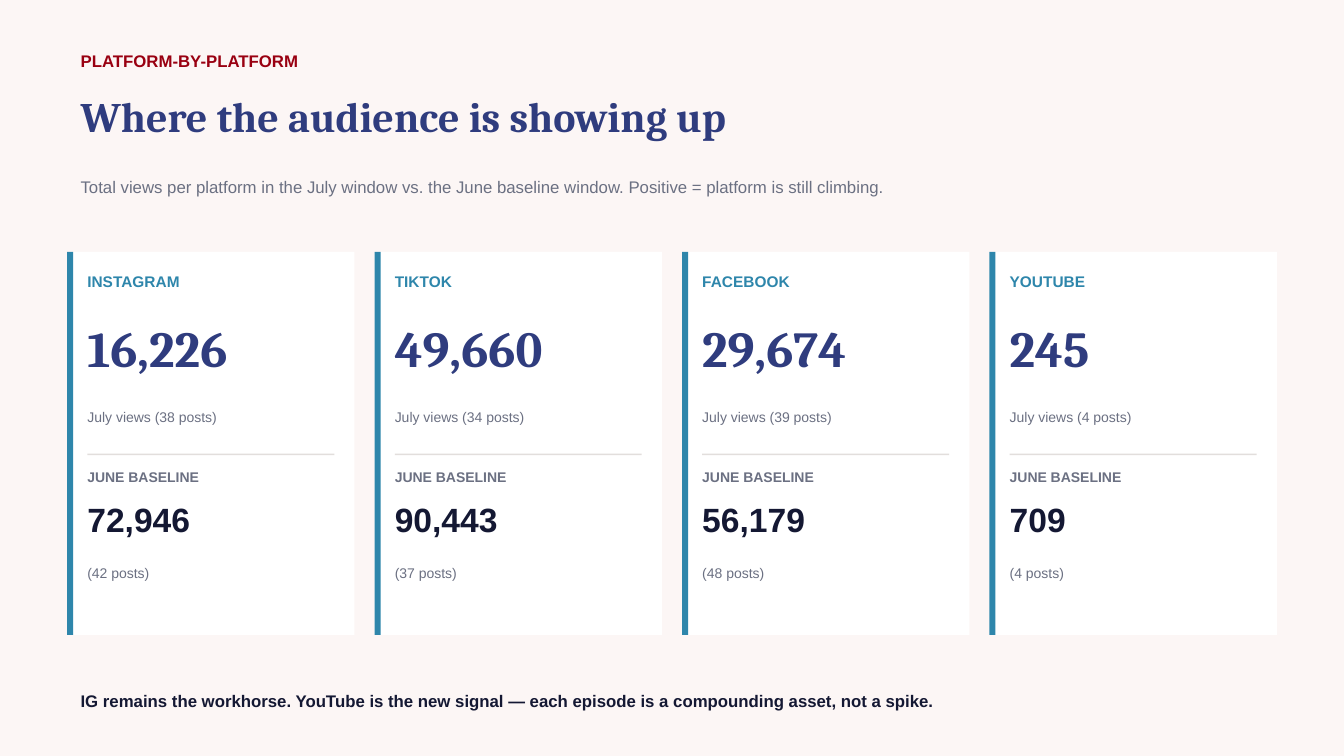
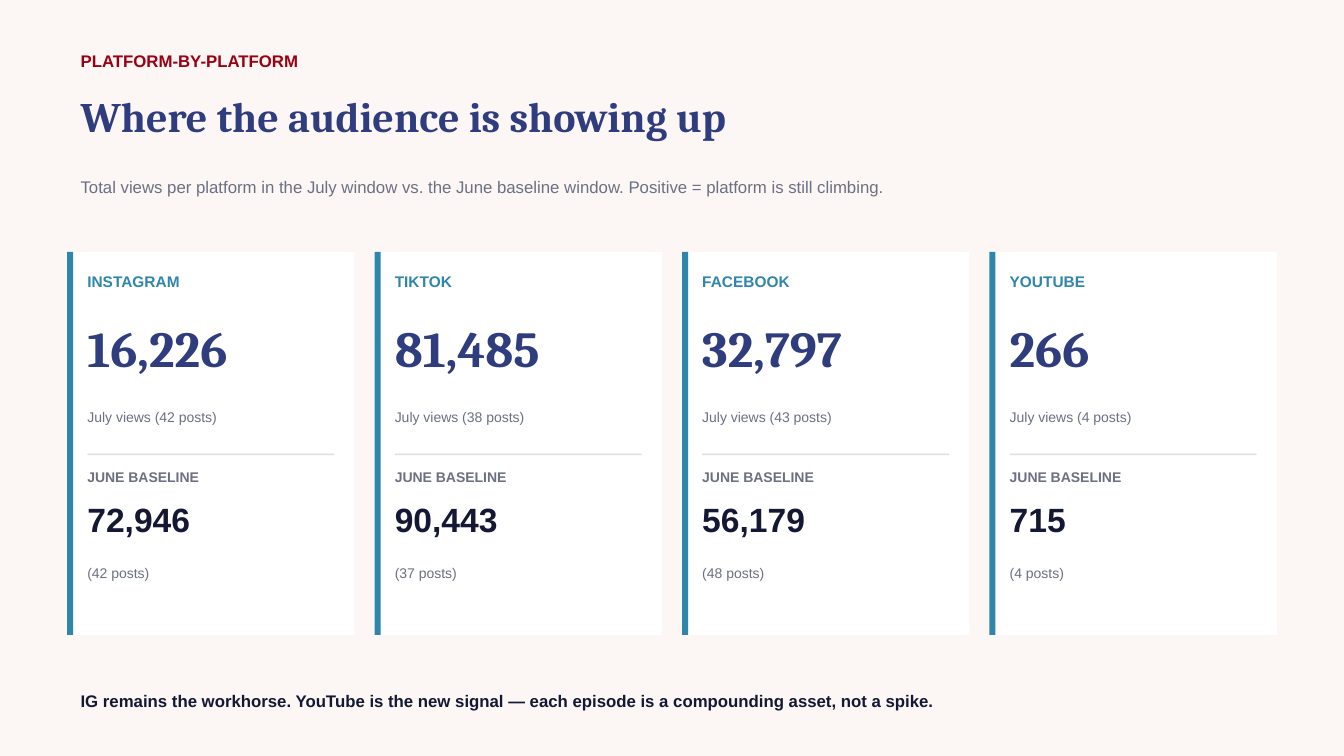
Before and after one commit to zvmmer/talking-downey-kpis, a slide deck: slide 3 of MONTHLY_REPORT_2026-07.pptx. Drawn at 1344x756 pixels with LibreOffice and Linux fonts; fonts in the diff are those of the drawing. Boxes give left, top, right and bottom in pixels: in the first picture for what was removed or moved away, otherwise in the second. Text is boxed around its words. In the diff, an @@ line names an element or a change of style, - is before the commit and + after.

```diff
--- a/MONTHLY_REPORT_2026-07.pptx
+++ b/MONTHLY_REPORT_2026-07.pptx
@@ text at (395, 332, 540, 374): text changed @@
-49,660
+81,485
@@ text at (702, 333, 842, 374): text changed @@
-29,674
+32,797
@@ text at (1010, 333, 1090, 368): text changed @@
-245
+266
@@ text at (87, 412, 217, 425): text changed @@
-July views (38 posts)
+July views (42 posts)
@@ text at (395, 412, 524, 425): text changed @@
-July views (34 posts)
+July views (38 posts)
@@ text at (702, 412, 832, 425): text changed @@
-July views (39 posts)
+July views (43 posts)
@@ text at (1010, 509, 1066, 533): text changed @@
-709
+715
```
Also in this commit, not shown: 4 other slides changed, 5 other files.
